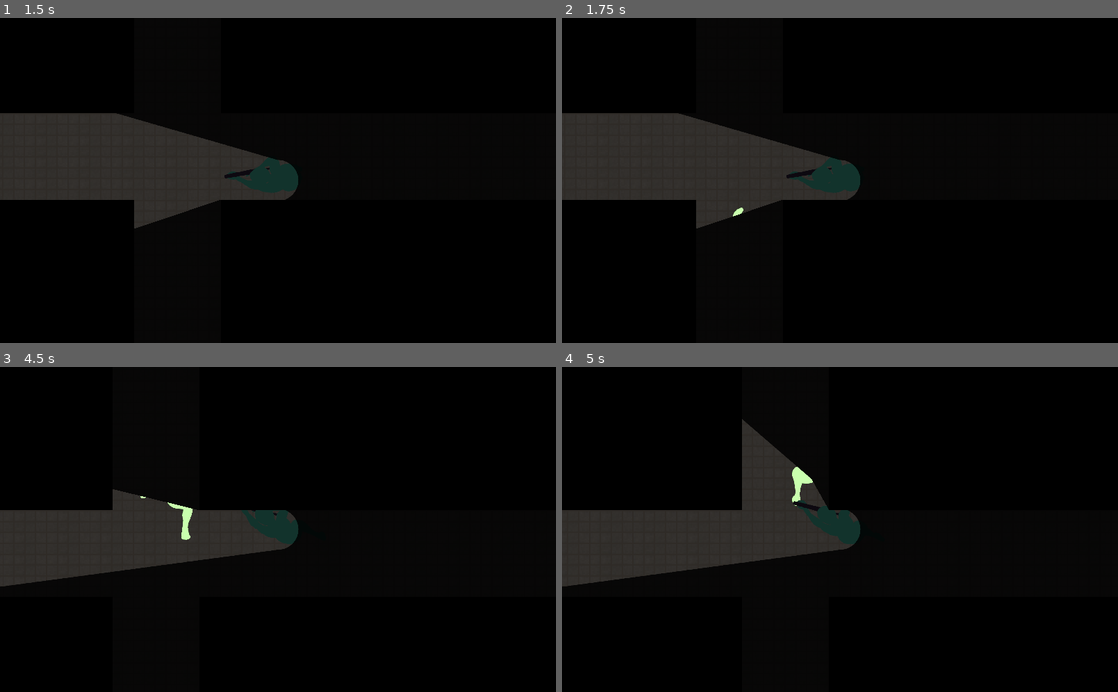
Above: before the commit, frames 1-4 (two rows, left to right).
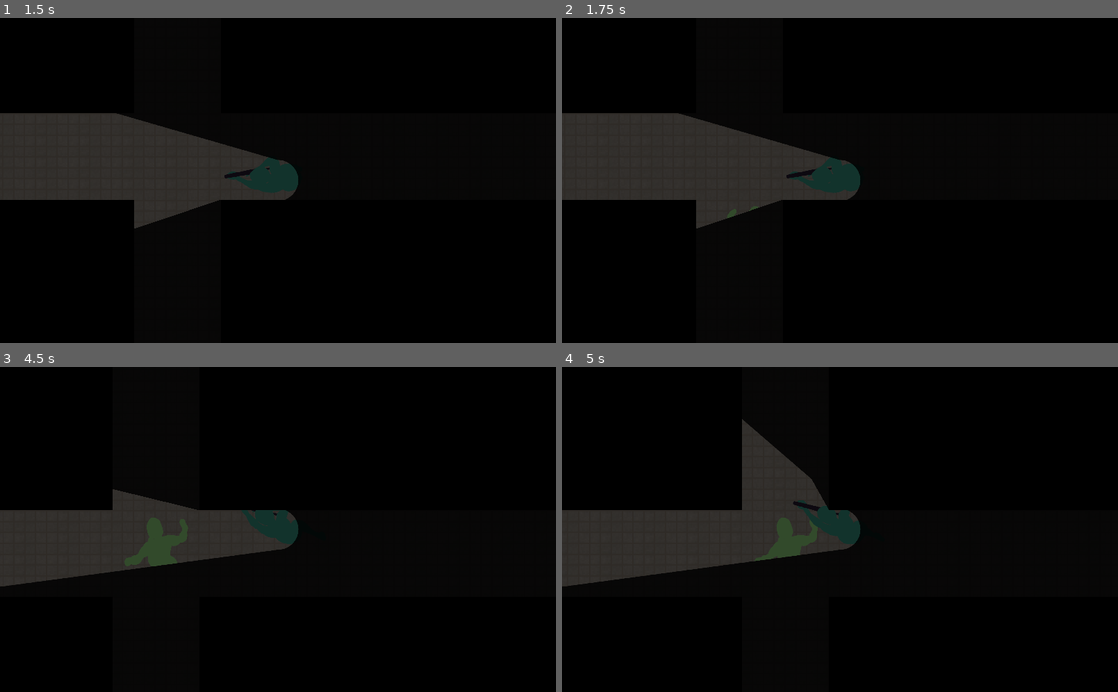
Above: after the commit, the same moments.

Repository: ZeeHatcher/project-vlastos
Game: Godot game, scene res://scenes/main.tscn
Same seed, same stepped clock (60 frames per second), same inputs: the game is played once before the commit and once after it.
Inputs (mouse positions are in pixels of both pictures, inside the frame that each line leads up to):
- Up to frame 1 (1.5 s): tap Enter at 0.5 s; move the mouse to (400, 164) at 0.52 s; press the mouse at (400, 164) at 0.53 s; hold D (right) 0.53-1.28 s; tap Space at 1.25 s; move the mouse to (166, 196) at 1.27 s; release the mouse at (166, 196) at 1.28 s; hold S (down) from 1.28 s (still down); click (166, 196) at 1.35 s
- Up to frame 2 (1.75 s): keep holding S (down)
- Up to frame 3 (4.5 s): move the mouse to (333, 458) at 2.02 s; release S (down) at 2.03 s; press the mouse at (333, 458) at 2.03 s; hold D (right) 2.03-2.78 s; tap Enter at 2.75 s; move the mouse to (250, 594) at 2.77 s; release the mouse at (250, 594) at 2.78 s; hold W (up) 2.78-3.53 s; click (250, 594) at 2.85 s; move the mouse to (444, 578) at 3.52 s; press the mouse at (444, 578) at 3.53 s; hold A (left) from 3.53 s (still down); tap Space at 4.25 s; move the mouse to (111, 480) at 4.27 s; release the mouse at (111, 480) at 4.28 s; click (111, 480) at 4.35 s
- Up to frame 4 (5 s): keep holding A (left)

Frame 1 is identical in both runs. In frame 2, less than 0.1% of the frame differs, in the area x 29-36%, y 57-62%; in frame 3, 0.9%, in the area x 22-35%, y 39-62%; in frame 4, 0.8%.

Commit message:
implemented enemy roam state

Diff:
--- a/entities/enemy/enemy.gd
+++ b/entities/enemy/enemy.gd
@@ -1,23 +1,24 @@
 extends KinematicBody2D
 class_name Enemy
-
-
-export(int) var _speed := 200
-export(int) var _hunt_time := 10.0
-export(int) var _detection_range := 200.0
-export(int) var _angle_cone_of_vision := deg2rad(30.0)
-export(int) var _angle_between_rays := deg2rad(5.0)
 
 var direction := Vector2()
 var velocity := Vector2()
 var target_location := Vector2(1000,-700)
 var arrived := false
 
+export(int) var speed := 200
+export(int) var _hunt_time := 10.0
+export(int) var _detection_range := 200.0
+export(int) var _angle_cone_of_vision := deg2rad(30.0)
+export(int) var _angle_between_rays := deg2rad(5.0)
+
+onready var animated_sprite := $AnimatedSprite
+onready var chill_timer := $ChillTimer
+
 onready var _state_machine := $StateMachine
-onready var animated_sprite := $AnimatedSprite
 onready var _collision_shape := $CollisionShape2D
 onready var _raycasts := $Raycasts
-onready var _navigation_agent := $NavigationAgent2D
+onready var navigation_agent := $NavigationAgent2D
 
 
 func _ready():
@@ -41,29 +42,18 @@
 
 
 func _physics_process(delta) -> void:
-	if Input.is_action_just_pressed("down"):
-		set_target_location(target_location)
-
 	for ray in _raycasts.get_children():
 		if ray.is_colliding() and ray.get_collider() is Player:
 			_state_machine.transition_to("HuntState")
 
-	var direction = global_position.direction_to(_navigation_agent.get_next_location())
-	velocity = direction * _speed
-	rotation = direction.angle()
-	_navigation_agent.set_velocity(velocity)
-
-	if not _arrived_at_location():
-		velocity = move_and_slide(velocity)
-	elif not arrived:
-		arrived = true
-
-
-func _arrived_at_location() -> bool:
-	return _navigation_agent.is_navigation_finished()
+	_state_machine.state.physics_process(delta)
 
 
 func set_target_location(target) -> void:
 	arrived = false
 	target_location = target
-	_navigation_agent.set_target_location(target)
+	navigation_agent.set_target_location(target)
+
+
+func _on_ChillTimer_timeout():
+	pass # Replace with function body.
--- a/entities/enemy/enemy.tscn
+++ b/entities/enemy/enemy.tscn
@@ -78,6 +78,7 @@
 script = ExtResource( 1 )
 
 [node name="AnimatedSprite" type="AnimatedSprite" parent="."]
+modulate = Color( 0.25098, 0.25098, 0.25098, 1 )
 light_mask = 3
 rotation = 1.5708
 frames = SubResource( 12 )
@@ -102,3 +103,9 @@
 [node name="NavigationAgent2D" type="NavigationAgent2D" parent="."]
 path_desired_distance = 5.0
 target_desired_distance = 5.0
+
+[node name="ChillTimer" type="Timer" parent="."]
+wait_time = 10.0
+one_shot = true
+
+[connection signal="timeout" from="ChillTimer" to="StateMachine/RoamState" method="_on_ChillTimer_timeout"]
--- a/entities/enemy/states/hunt_state.gd
+++ b/entities/enemy/states/hunt_state.gd
@@ -5,3 +5,4 @@
 func enter(_msg: Dictionary = {}) -> void:
 	owner.animated_sprite.playing = true
 	owner.animated_sprite.speed_scale = 2
+	owner.chill_timer.start()
--- a/entities/enemy/states/roam_state.gd
+++ b/entities/enemy/states/roam_state.gd
@@ -1,7 +1,42 @@
 extends State
 class_name RoamState
+
+
+onready var world = get_viewport().get_node("Main")
 
 
 func enter(_msg: Dictionary = {}) -> void:
 	owner.animated_sprite.playing = true
 	owner.animated_sprite.speed_scale = 1
+	owner.chill_timer.start()
+
+
+func pick_random_location():
+	var random_target = world.get_node("Map").get_random_tile_coord()
+	owner.set_target_location(random_target)
+	print(random_target)
+
+
+func _on_ChillTimer_timeout():
+	owner.animated_sprite.playing = true
+	pick_random_location()
+
+
+func physics_process(delta):
+	var direction = owner.global_position.direction_to(owner.navigation_agent.get_next_location())
+	owner.velocity = direction * owner.speed
+	owner.rotation = direction.angle()
+	owner.navigation_agent.set_velocity(owner.velocity)
+
+	if not _arrived_at_location():
+		owner.velocity = owner.move_and_slide(owner.velocity)
+		owner.animated_sprite.playing = true
+	elif not owner.arrived:
+		owner.arrived = true
+		owner.chill_timer.start()
+	else:
+		owner.animated_sprite.playing = false
+
+
+func _arrived_at_location() -> bool:
+	return owner.navigation_agent.is_navigation_finished()
--- a/map/map.gd
+++ b/map/map.gd
@@ -1,16 +1,9 @@
 extends TileMap
 
 
-# Declare member variables here. Examples:
-# var a = 2
-# var b = "text"
-
-
-# Called when the node enters the scene tree for the first time.
-func _ready():
-	pass # Replace with function body.
-
-
-# Called every frame. 'delta' is the elapsed time since the previous frame.
-#func _process(delta):
-#	pass
+func get_random_tile_coord():
+	randomize()
+	var cells = get_used_cells_by_id(2)
+	var cell = cells[int(rand_range(0, cells.size()))]
+	var coord = map_to_world(cell)
+	return coord
